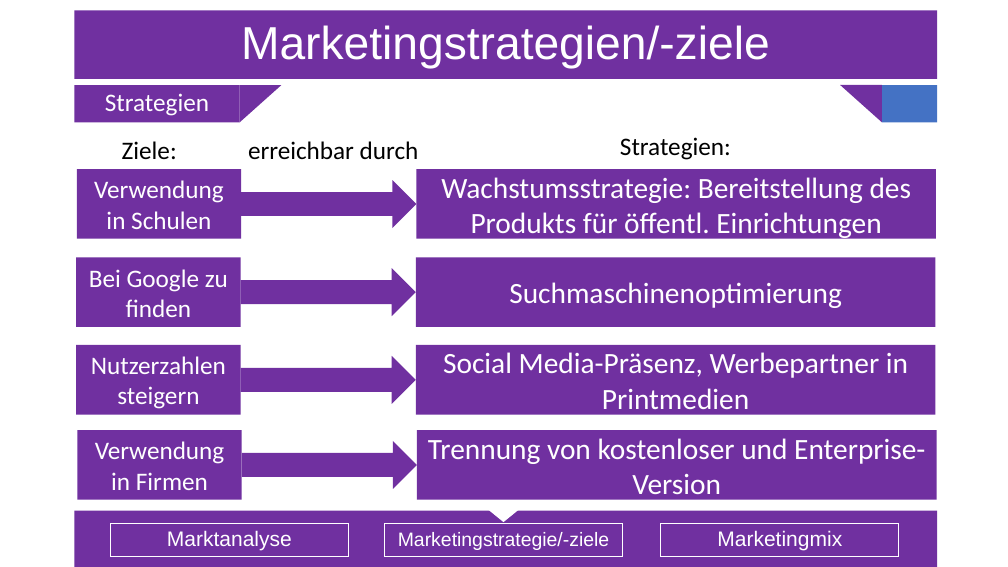
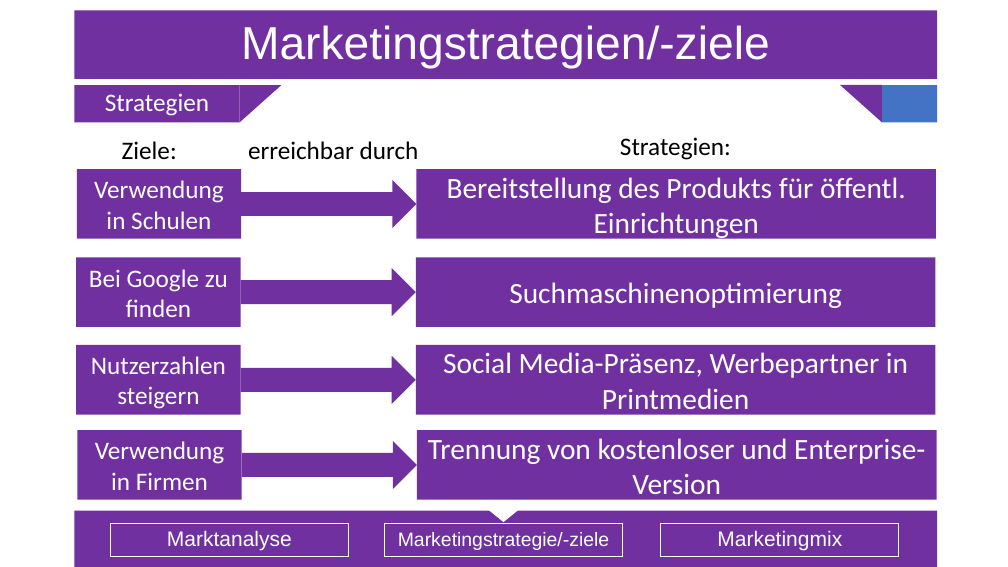
Before and after one commit to Sl0thking/mp_gproz_scrumiverse, a slide deck: slide 12 of 5_Präsentation/Projektpräsentation_Serfling.pptx. Drawn at 1008x567 pixels with LibreOffice and Linux fonts; fonts in the diff are those of the drawing. Boxes give left, top, right and bottom in pixels: in the first picture for what was removed or moved away, otherwise in the second. Text is boxed around its words. In the diff, an @@ line names an element or a change of style, - is before the commit and + after.

```diff
--- a/5_Präsentation/Projektpräsentation_Serfling.pptx
+++ b/5_Präsentation/Projektpräsentation_Serfling.pptx
@@ text in rectangle at [447, 177, 906, 240]: text changed @@
-Wachstumsstrategie: Bereitstellung des Produkts für öffentl. Einrichtungen
+Bereitstellung des Produkts für öffentl. Einrichtungen
```
Also in this commit, not shown: 2 other slides changed, 2 slides added.
